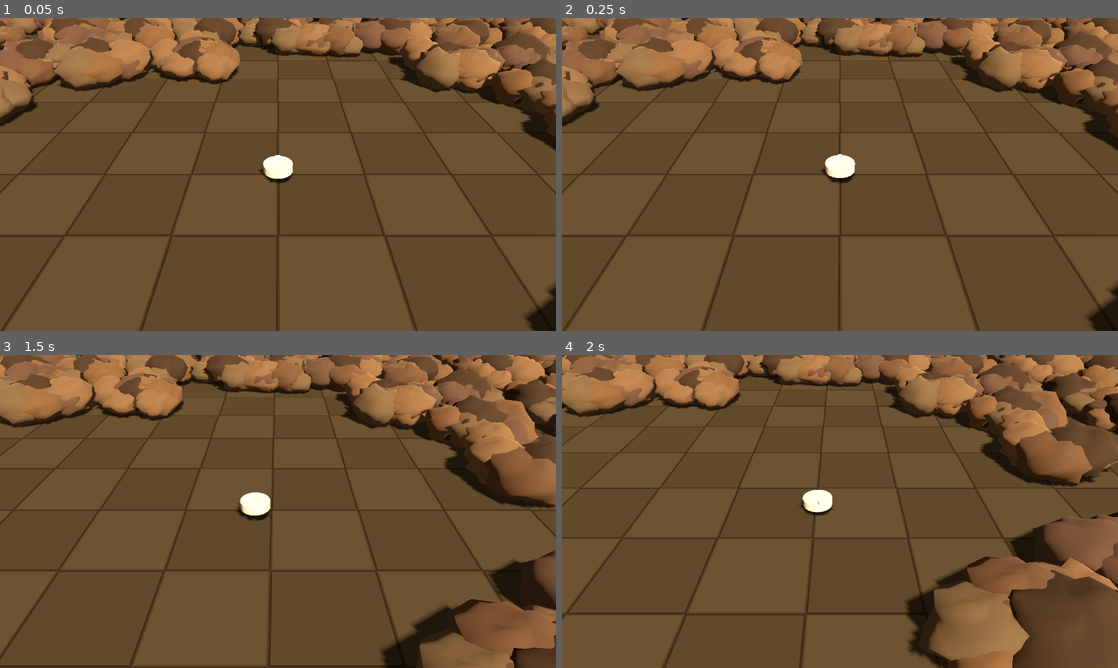
Above: before the commit, frames 1-4 (two rows, left to right).
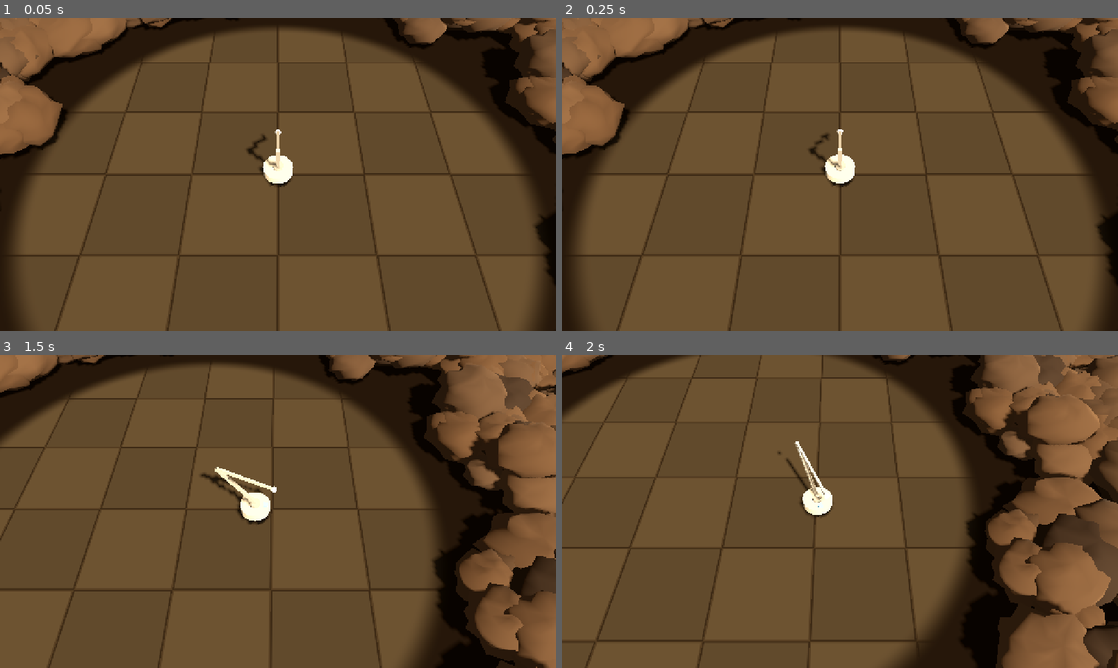
Above: after the commit, the same moments.

Repository: Baithovenn/incrementalgame001
Game: Godot game, scene res://scenes/main.tscn
Two runs of this game, one before a commit and one after it. Both use one fixed random seed, a clock stepped at 60 frames per second and the inputs below.
Inputs (mouse positions are in pixels of both pictures, inside the frame that each line leads up to):
- Up to frame 1 (0.05 s): no input
- Up to frame 2 (0.25 s): no input
- Up to frame 3 (1.5 s): tap Enter at 0.5 s; move the mouse to (400, 495) at 0.52 s; hold D (move_right) 0.53-1.28 s; click (400, 495) at 0.67 s; move the mouse to (166, 527) at 1.27 s; hold S (move_back) from 1.28 s (still down); click (166, 527) at 1.42 s
- Up to frame 4 (2 s): keep holding S (move_back)

The runs differ from the first frame. In frame 1, 27% of the frame differs, in the area x 0-100%, y 0-100%; in frame 2, 27%; in frame 3, 32%; in frame 4, 36%.

Commit message:
Godot Schritt 3: Arm mit IK, Hover-Zielen, Schlag, Brechen, Brocken; Kamera 55°, Stretch, dichteres Feld
- CameraRig: pitch 55°, Höhe 3.6 (Roboter ~1/10 Bildhöhe), Kamerawackeln
- project.godot: stretch canvas_items + expand, Basis 1280x720
- LumpField: Abstand 1.1, Teile gestapelt (dome_height), dunklere, engere Palette; Bodenshader zeigt
  Raster nur außerhalb des Feldes und im Hof
- Robot: Body > Joint_arm_1 > Mesh_arm_1, Joint_arm_2 > Mesh_arm_2, Tool_tip; Arm-Node steuert nur Joints
- arm.gd: Zwei-Glieder-IK, Raycast-Zielen (Layer 4), Ring, Schlagzyklus 0.37 s, Hitstop per Tree-Pause
  (time_scale 0 erzeugte NaN in der Brocken-Physik), Wucht-Radius 0.35, Kraft 3, chip_scale 0.05
- lump_part.gd: radius, shrink() mit Volumenrückgabe, Entfernen unter min_radius gibt Kollision frei
- Brocken: RigidBody3D r 0.05, Layer 2, schlafen nach Ruhe; Staub/Funken als CPUParticles3D; HUD-Meldung
- Test: --drive schlägt nach dem Anfahren auf einen Klumpen; 6 Teile weg, 96 Brocken, keine Fehler
- BACKLOG: Schritt 3 wartet auf Rückmeldung

Co-Authored-By: Claude Fable 5.1 <noreply@anthropic.com>
Claude-Session: https://claude.ai/code/session_0195eC6E9ByXSFSzjLSWMdTR

Diff:
--- a/godot/project.godot
+++ b/godot/project.godot
@@ -18,6 +18,8 @@
 
 window/size/viewport_width=1280
 window/size/viewport_height=720
+window/stretch/mode="canvas_items"
+window/stretch/aspect="expand"
 
 [input]
 
--- a/godot/scenes/main.tscn
+++ b/godot/scenes/main.tscn
@@ -4,7 +4,8 @@
 [ext_resource type="Script" uid="uid://cnoq38r8fjybu" path="res://scripts/camera_rig.gd" id="2_cam"]
 [ext_resource type="PackedScene" uid="uid://ddcyy3xgnumbr" path="res://scenes/robot.tscn" id="3_robot"]
 [ext_resource type="Shader" uid="uid://1y0cctibigya" path="res://shaders/ground.gdshader" id="4_ground"]
-[ext_resource type="Script" path="res://scripts/lump_field.gd" id="5_field"]
+[ext_resource type="Script" uid="uid://bg1cwyb3621j" path="res://scripts/lump_field.gd" id="5_field"]
+[ext_resource type="Script" path="res://scripts/hud_message.gd" id="6_hud"]
 
 [sub_resource type="Environment" id="Environment_main"]
 background_mode = 1
@@ -51,7 +52,7 @@
 transform = Transform3D(1, 0, 0, 0, 1, 0, 0, 0, 1, 0, -0.1, 0)
 shape = SubResource("BoxShape3D_ground")
 
-[node name="LumpField" type="Node3D" parent="."]
+[node name="LumpField" type="Node3D" parent="." unique_id=138977732]
 script = ExtResource("5_field")
 
 [node name="Robot" parent="." unique_id=1149479146 instance=ExtResource("3_robot")]
@@ -61,6 +62,22 @@
 target = NodePath("../Robot")
 
 [node name="Camera3D" type="Camera3D" parent="CameraRig" unique_id=2050812205]
-transform = Transform3D(1, 0, 0, 0, 0.81915206, 0.57357645, 0, -0.57357645, 0.81915206, 0, 2.5, 3.57037)
+transform = Transform3D(1, 0, 0, 0, 0.57357645, 0.81915206, 0, -0.81915206, 0.57357645, 0, 2.5, 1.7505188)
 fov = 45.0
 size = 10.0
+
+[node name="HUD" type="CanvasLayer" parent="."]
+
+[node name="Message" type="Label" parent="HUD" groups=["hud"]]
+script = ExtResource("6_hud")
+anchors_preset = 5
+anchor_left = 0.5
+anchor_right = 0.5
+offset_left = -200.0
+offset_top = 24.0
+offset_right = 200.0
+offset_bottom = 50.0
+grow_horizontal = 2
+theme_override_colors/font_color = Color(0.94, 0.89, 0.77, 1)
+theme_override_font_sizes/font_size = 18
+horizontal_alignment = 1
--- a/godot/scenes/robot.tscn
+++ b/godot/scenes/robot.tscn
@@ -1,6 +1,7 @@
-[gd_scene load_steps=5 format=3 uid="uid://ddcyy3xgnumbr"]
+[gd_scene load_steps=9 format=3 uid="uid://ddcyy3xgnumbr"]
 
 [ext_resource type="Script" path="res://scripts/robot.gd" id="1_robot"]
+[ext_resource type="Script" path="res://scripts/arm.gd" id="2_arm"]
 
 [sub_resource type="CylinderShape3D" id="CylinderShape3D_body"]
 height = 0.09
@@ -16,7 +17,27 @@
 emission = Color(0.435, 0.706, 0.878, 1)
 emission_energy_multiplier = 0.6
 
+[sub_resource type="StandardMaterial3D" id="StandardMaterial3D_arm"]
+albedo_color = Color(0.64, 0.61, 0.56, 1)
+roughness = 0.6
+
+[sub_resource type="StandardMaterial3D" id="StandardMaterial3D_tool"]
+albedo_color = Color(0.88, 0.85, 0.80, 1)
+roughness = 0.4
+
+[sub_resource type="TorusMesh" id="TorusMesh_ring"]
+inner_radius = 0.9
+outer_radius = 1.0
+rings = 32
+ring_segments = 6
+
+[sub_resource type="StandardMaterial3D" id="StandardMaterial3D_ring"]
+transparency = 1
+shading_mode = 0
+albedo_color = Color(1, 0.94, 0.78, 0.9)
+
 [node name="Robot" type="CharacterBody3D"]
+collision_mask = 1
 script = ExtResource("1_robot")
 
 [node name="CollisionShape3D" type="CollisionShape3D" parent="."]
@@ -36,3 +57,44 @@
 transform = Transform3D(1, 0, 0, 0, 1, 0, 0, 0, 1, 0, 0.055, -0.12)
 size = Vector3(0.05, 0.03, 0.05)
 material = SubResource("StandardMaterial3D_front")
+
+[node name="Mesh_Turret" type="CSGCylinder3D" parent="Body"]
+transform = Transform3D(1, 0, 0, 0, 1, 0, 0, 0, 1, 0, 0.06, 0)
+radius = 0.06
+height = 0.04
+sides = 16
+material = SubResource("StandardMaterial3D_arm")
+
+[node name="Joint_arm_1" type="Node3D" parent="Body"]
+transform = Transform3D(1, 0, 0, 0, 1, 0, 0, 0, 1, 0, 0.08, 0)
+
+[node name="Mesh_arm_1" type="CSGBox3D" parent="Body/Joint_arm_1"]
+transform = Transform3D(1, 0, 0, 0, 1, 0, 0, 0, 1, 0, 0, -0.33)
+size = Vector3(0.035, 0.035, 0.66)
+material = SubResource("StandardMaterial3D_arm")
+
+[node name="Joint_arm_2" type="Node3D" parent="Body/Joint_arm_1"]
+transform = Transform3D(1, 0, 0, 0, 1, 0, 0, 0, 1, 0, 0, -0.66)
+
+[node name="Mesh_arm_2" type="CSGBox3D" parent="Body/Joint_arm_1/Joint_arm_2"]
+transform = Transform3D(1, 0, 0, 0, 1, 0, 0, 0, 1, 0, 0, -0.33)
+size = Vector3(0.028, 0.028, 0.66)
+material = SubResource("StandardMaterial3D_arm")
+
+[node name="Tool_tip" type="Node3D" parent="Body/Joint_arm_1/Joint_arm_2"]
+transform = Transform3D(1, 0, 0, 0, 1, 0, 0, 0, 1, 0, 0, -0.66)
+
+[node name="Mesh_tool" type="CSGSphere3D" parent="Body/Joint_arm_1/Joint_arm_2/Tool_tip"]
+radius = 0.035
+radial_segments = 10
+rings = 6
+material = SubResource("StandardMaterial3D_tool")
+
+[node name="Arm" type="Node" parent="."]
+script = ExtResource("2_arm")
+
+[node name="TargetRing" type="MeshInstance3D" parent="Arm"]
+top_level = true
+visible = false
+mesh = SubResource("TorusMesh_ring")
+material_override = SubResource("StandardMaterial3D_ring")
--- /dev/null
+++ b/godot/scripts/arm.gd
@@ -0,0 +1,276 @@
+extends Node
+## Arm als Turm auf dem Roboter: zwei Glieder, eigene Zwei-Glieder-IK, Hover-Zielen, Schlag im Takt,
+## Brechen im Wucht-Radius, Brocken und Staub. Der Code dreht nur Joint_arm_1 / Joint_arm_2.
+
+@export_group("Arm")
+## Reichweite der Werkzeugspitze ab Schulter (m).
+@export var reach: float = 1.2
+## Wie zügig die Spitze ihrem Ziel folgt (~1/s).
+@export var tip_smoothing: float = 14.0
+
+@export_group("Schlag")
+## Dauer eines Schlagzyklus (s): Ausholen und Schlag.
+@export var strike_period: float = 0.37
+## Anteil des Zyklus fürs Ausholen.
+@export_range(0.1, 0.9) var windup_fraction: float = 0.55
+## Werkzeugkraft gegen die Bindung der Teile.
+@export var force: float = 3.0
+## Wucht-Radius um das Ziel (m); Teile darin werden nach Nähe gewichtet getroffen.
+@export var impact_radius: float = 0.35
+## Wie viel Radius (m) ein Teil pro Einheit chip verliert.
+@export var chip_scale: float = 0.05
+## Hitstop in Frames.
+@export var hitstop_frames: int = 3
+## Kamerawackeln beim Treffer.
+@export var shake_amount: float = 0.03
+
+@export_group("Brocken")
+## Brocken pro m³ abgebrochenem Volumen.
+@export var chunks_per_volume: float = 250.0
+@export var chunks_max_per_hit: int = 6
+@export var chunk_radius: float = 0.05
+@export var chunk_speed: float = 1.6
+
+@onready var robot: CharacterBody3D = get_parent()
+@onready var body: Node3D = robot.get_node("Body")
+@onready var joint_1: Node3D = body.get_node("Joint_arm_1")
+@onready var joint_2: Node3D = joint_1.get_node("Joint_arm_2")
+@onready var tool_tip: Node3D = joint_2.get_node("Tool_tip")
+@onready var target_ring: MeshInstance3D = $TargetRing
+
+var link_1: float
+var link_2: float
+
+var target_part: StaticBody3D = null
+var target_in_reach: bool = false
+var _strike_point: Vector3 = Vector3.ZERO
+var _cycle: float = 0.0
+var _striking: bool = false
+var _tip_goal: Vector3 = Vector3.ZERO   # Welt
+var _tip_pos: Vector3 = Vector3.ZERO    # Welt, geglättet
+var _hitstop_left: int = 0
+
+const RING_IN := Color(1.0, 0.94, 0.78, 0.9)
+const RING_OUT := Color(1.0, 0.55, 0.4, 0.7)
+
+var _chunk_mesh: SphereMesh
+var _chunk_shape: SphereShape3D
+var _chunk_material: StandardMaterial3D
+
+
+func _ready() -> void:
+	# Hitstop pausiert den Baum; dieser Node zählt die Frames trotzdem weiter.
+	process_mode = Node.PROCESS_MODE_ALWAYS
+	link_1 = joint_2.position.length()
+	link_2 = tool_tip.position.length()
+	_tip_pos = _rest_point()
+	_chunk_mesh = SphereMesh.new()
+	_chunk_mesh.radius = chunk_radius
+	_chunk_mesh.height = chunk_radius * 2.0
+	_chunk_mesh.radial_segments = 8
+	_chunk_mesh.rings = 4
+	_chunk_shape = SphereShape3D.new()
+	_chunk_shape.radius = chunk_radius
+	_chunk_material = StandardMaterial3D.new()
+	_chunk_material.albedo_color = Color(0.40, 0.30, 0.21)
+	_chunk_material.roughness = 0.95
+
+
+func _process(delta: float) -> void:
+	# Hitstop: Baum pausiert, Frames zählen weiter.
+	if _hitstop_left > 0:
+		_hitstop_left -= 1
+		if _hitstop_left == 0:
+			get_tree().paused = false
+		return
+
+	_update_target()
+	_update_strike(delta)
+	_tip_pos = _tip_pos.lerp(_tip_goal, 1.0 - exp(-tip_smoothing * delta))
+	_solve_ik(_tip_pos)
+	_update_ring()
+
+
+func _shoulder() -> Vector3:
+	return joint_1.global_position
+
+
+func _rest_point() -> Vector3:
+	# Locker vor dem Roboter, etwas erhoben.
+	return body.to_global(Vector3(0.0, 0.32, -0.28))
+
+
+func _update_target() -> void:
+	target_part = null
+	target_in_reach = false
+	var camera := get_viewport().get_camera_3d()
+	if camera == null:
+		return
+	var mouse := get_viewport().get_mouse_position()
+	var from := camera.project_ray_origin(mouse)
+	var to := from + camera.project_ray_normal(mouse) * 100.0
+	var query := PhysicsRayQueryParameters3D.create(from, to, 4)
+	var hit := robot.get_world_3d().direct_space_state.intersect_ray(query)
+	if hit.is_empty():
+		return
+	var part := hit.collider as StaticBody3D
+	if part == null or not part.is_in_group("lump_parts"):
+		return
+	target_part = part
+	# Schlagpunkt: Oberfläche des Teils, der Schulter zugewandt.
+	var shoulder := _shoulder()
+	var toward := (shoulder - part.global_position).normalized()
+	_strike_point = part.global_position + toward * part.radius * 0.8
+	target_in_reach = shoulder.distance_to(_strike_point) <= reach
+
+
+func _update_strike(delta: float) -> void:
+	if not target_in_reach:
+		_striking = false
+		_cycle = 0.0
+		_tip_goal = _rest_point()
+		return
+	_striking = true
+	_cycle += delta / strike_period
+	var away := (_shoulder() - _strike_point).normalized()
+	var windup := _strike_point + away * 0.25 + Vector3.UP * 0.30
+	if _cycle < windup_fraction:
+		_tip_goal = windup
+	else:
+		_tip_goal = _strike_point
+	if _cycle >= 1.0:
+		_cycle -= 1.0
+		_tip_pos = _strike_point
+		_hit()
+
+
+func _hit() -> void:
+	if target_part == null or not is_instance_valid(target_part):
+		return
+	var center := _strike_point
+	var space := robot.get_world_3d().direct_space_state
+	var shape := SphereShape3D.new()
+	shape.radius = impact_radius
+	var query := PhysicsShapeQueryParameters3D.new()
+	query.shape = shape
+	query.transform = Transform3D(Basis.IDENTITY, center)
+	query.collision_mask = 4
+	var hits := space.intersect_shape(query, 32)
+
+	var removed_volume := 0.0
+	var any_chip := false
+	var target_too_hard := false
+	for h in hits:
+		var part := h.collider as StaticBody3D
+		if part == null or not part.is_in_group("lump_parts"):
+			continue
+		var d: float = center.distance_to(part.global_position) - part.radius
+		var near := clampf(1.0 - maxf(d, 0.0) / impact_radius, 0.0, 1.0)
+		if part == target_part:
+			near = 1.0
+		var chip: float = (force - part.bind) * near
+		if chip <= 0.0:
+			if part == target_part:
+				target_too_hard = true
+			continue
+		any_chip = true
+		removed_volume += part.shrink(chip * chip_scale)
+
+	_hitstop_left = hitstop_frames
+	get_tree().paused = true
+	var cam := get_viewport().get_camera_3d()
+	if cam and cam.get_parent().has_method("shake"):
+		cam.get_parent().shake(shake_amount * (1.6 if any_chip else 0.7))
+
+	if target_too_hard and not any_chip:
+		_spawn_particles(center, Color(1.0, 0.9, 0.6), 10, 2.2, 0.25, 0.012)
+		get_tree().call_group("hud", "show_message", "Zu hart für dieses Werkzeug.")
+	else:
+		_spawn_particles(center, Color(0.45, 0.36, 0.27, 0.7), 14, 0.9, 0.6, 0.03)
+		_spawn_chunks(center, removed_volume)
+
+
+func _spawn_chunks(center: Vector3, volume: float) -> void:
+	var n := mini(int(ceil(volume * chunks_per_volume)), chunks_max_per_hit)
+	var away := (_shoulder() - center).normalized()
+	var world := robot.get_tree().current_scene
+	for i in range(n):
+		var chunk := RigidBody3D.new()
+		chunk.name = "Chunk"
+		chunk.add_to_group("chunks")
+		chunk.collision_layer = 2
+		chunk.collision_mask = 1 | 2
+		chunk.mass = 0.05
+		chunk.linear_damp = 0.5
+		chunk.angular_damp = 1.0
+		chunk.can_sleep = true
+		var mi := MeshInstance3D.new()
+		mi.mesh = _chunk_mesh
+		mi.material_override = _chunk_material
+		mi.scale = Vector3.ONE * randf_range(0.7, 1.2)
+		chunk.add_child(mi)
+		var cs := CollisionShape3D.new()
+		cs.shape = _chunk_shape
+		chunk.add_child(cs)
+		world.add_child(chunk)
+		chunk.global_position = center + Vector3(randf_range(-0.05, 0.05), 0.05, randf_range(-0.05, 0.05))
+		var dir := (away + Vector3(randf_range(-0.6, 0.6), randf_range(0.6, 1.2), randf_range(-0.6, 0.6))).normalized()
+		chunk.linear_velocity = dir * chunk_speed * randf_range(0.7, 1.3)
+		chunk.angular_velocity = Vector3(randf_range(-6, 6), randf_range(-6, 6), randf_range(-6, 6))
+
+
+func _spawn_particles(center: Vector3, color: Color, amount: int, speed: float, lifetime: float, size: float) -> void:
+	var p := CPUParticles3D.new()
+	p.one_shot = true
+	p.emitting = true
+	p.amount = amount
+	p.lifetime = lifetime
+	p.explosiveness = 1.0
+	p.direction = Vector3.UP
+	p.spread = 70.0
+	p.initial_velocity_min = speed * 0.5
+	p.initial_velocity_max = speed
+	p.gravity = Vector3(0, -3.0, 0)
+	p.scale_amount_min = 0.6
+	p.scale_amount_max = 1.2
+	p.color = color
+	var m := SphereMesh.new()
+	m.radius = size
+	m.height = size * 2.0
+	m.radial_segments = 6
+	m.rings = 3
+	var mat := StandardMaterial3D.new()
+	mat.vertex_color_use_as_albedo = true
+	mat.shading_mode = BaseMaterial3D.SHADING_MODE_UNSHADED
+	mat.transparency = BaseMaterial3D.TRANSPARENCY_ALPHA
+	m.material = mat
+	p.mesh = m
+	robot.get_tree().current_scene.add_child(p)
+	p.global_position = center
+	p.finished.connect(p.queue_free)
+
+
+func _solve_ik(tip_world: Vector3) -> void:
+	# Ziel in den Raum von Joint_arm_1s Elternteil (Body) holen, relativ zur Schulter.
+	var t: Vector3 = body.to_local(tip_world) - joint_1.position
+	var yaw := atan2(-t.x, -t.z)
+	var h := Vector2(t.x, t.z).length()
+	var v := t.y
+	var d := clampf(sqrt(h * h + v * v), 0.05, link_1 + link_2 - 0.01)
+	var phi := atan2(v, h)
+	var a1 := acos(clampf((link_1 * link_1 + d * d - link_2 * link_2) / (2.0 * link_1 * d), -1.0, 1.0))
+	var a2 := acos(clampf((link_1 * link_1 + link_2 * link_2 - d * d) / (2.0 * link_1 * link_2), -1.0, 1.0))
+	# Ellbogen oben: Schulter hebt um phi + a1, Ellbogen knickt nach unten.
+	joint_1.basis = Basis(Vector3.UP, yaw) * Basis(Vector3.RIGHT, phi + a1)
+	joint_2.basis = Basis(Vector3.RIGHT, -(PI - a2))
+
+
+func _update_ring() -> void:
+	if target_part == null or not is_instance_valid(target_part):
+		target_ring.visible = false
+		return
+	target_ring.visible = true
+	target_ring.global_position = target_part.global_position
+	var r: float = target_part.radius * 1.15
+	target_ring.scale = Vector3(r, r, r)
+	(target_ring.material_override as StandardMaterial3D).albedo_color = RING_IN if target_in_reach else RING_OUT
--- a/godot/scripts/camera_rig.gd
+++ b/godot/scripts/camera_rig.gd
@@ -8,7 +8,7 @@
 ## Was die Kamera verfolgt (normalerweise der Hauptroboter, ein CharacterBody3D).
 @export var target: Node3D
 ## Neigung nach unten in Grad. 90 = senkrecht von oben, 0 = waagerecht.
-@export_range(10.0, 89.0, 1.0) var pitch_degrees: float = 35.0:
+@export_range(10.0, 89.0, 1.0) var pitch_degrees: float = 55.0:
 	set(v):
 		pitch_degrees = v
 		_update_camera()
@@ -18,7 +18,7 @@
 		yaw_degrees = v
 		_update_camera()
 ## Höhe der Kamera über dem Boden in Metern. Standard nah: Roboter ≈ 1/10 der Bildhöhe.
-@export_range(1.0, 40.0, 0.1) var height: float = 2.5:
+@export_range(1.0, 40.0, 0.1) var height: float = 3.6:
 	set(v):
 		height = v
 		_update_camera()
@@ -47,6 +47,8 @@
 @onready var camera: Camera3D = $Camera3D
 
 var _look_point: Vector3 = Vector3.ZERO
+var _cam_base: Vector3 = Vector3.ZERO
+var _shake: float = 0.0
 
 
 func _ready() -> void:
@@ -75,6 +77,16 @@
 	var goal := _ground(target.global_position + velocity * lookahead_time)
 	_look_point = _look_point.lerp(goal, 1.0 - exp(-lookahead_smoothing * delta))
 	global_position = global_position.lerp(_look_point, 1.0 - exp(-follow_speed * delta))
+	if _shake > 0.0005:
+		camera.position = _cam_base + Vector3(randf_range(-1, 1), randf_range(-1, 1), 0.0) * _shake
+		_shake *= exp(-18.0 * delta)
+	else:
+		camera.position = _cam_base
+
+
+## Kurzes Wackeln, klingt von selbst ab (Meter).
+func shake(amount: float) -> void:
+	_shake = maxf(_shake, amount)
 
 
 func _ground(p: Vector3) -> Vector3:
@@ -88,7 +100,7 @@
 	var yaw := deg_to_rad(yaw_degrees)
 	var back := height / tan(pitch)
 	# Kamera steht "hinter" dem Rig-Ursprung (Richtung +Z bei yaw 0) und schaut auf ihn.
-	camera.position = Vector3(sin(yaw) * back, height, cos(yaw) * back)
-	camera.look_at_from_position(camera.position, Vector3.ZERO, Vector3.UP)
+	_cam_base = Vector3(sin(yaw) * back, height, cos(yaw) * back)
+	camera.look_at_from_position(_cam_base, Vector3.ZERO, Vector3.UP)
 	camera.projection = Camera3D.PROJECTION_PERSPECTIVE
 	camera.fov = fov
--- /dev/null
+++ b/godot/scripts/hud_message.gd
@@ -0,0 +1,24 @@
+extends Label
+## Kurze Meldung oben in der Mitte, blendet nach kurzer Zeit aus. Gruppe "hud".
+
+@export var hold_time: float = 0.9
+
+var _left: float = 0.0
+
+
+func _ready() -> void:
+	text = ""
+	modulate.a = 0.0
+
+
+func show_message(msg: String) -> void:
+	text = msg
+	_left = hold_time
+	modulate.a = 1.0
+
+
+func _process(delta: float) -> void:
+	if _left <= 0.0:
+		return
+	_left -= delta
+	modulate.a = clampf(_left / 0.3, 0.0, 1.0)
--- a/godot/scripts/lump_field.gd
+++ b/godot/scripts/lump_field.gd
@@ -14,30 +14,32 @@
 ## Freier Hof um die Basis (m).
 @export var base_clear_radius: float = 3.0
 ## Rasterabstand der Klumpen (m); kleiner = dichter.
-@export var lump_spacing: float = 1.5
+@export var lump_spacing: float = 1.1
 ## Zufälliger Versatz der Klumpen im Raster (m).
-@export var lump_jitter: float = 0.35
+@export var lump_jitter: float = 0.3
 ## Teile pro Klumpen.
-@export var parts_min: int = 8
+@export var parts_min: int = 10
 @export var parts_max: int = 16
 ## Radius eines Teils (m).
 @export var part_radius_min: float = 0.22
 @export var part_radius_max: float = 0.42
 ## Wie weit die Teile um die Klumpenmitte streuen (m).
-@export var cluster_radius: float = 0.6
+@export var cluster_radius: float = 0.7
+## Wie hoch sich Teile in der Klumpenmitte stapeln (m).
+@export var dome_height: float = 0.45
 ## Bindung am Hofrand und am Feldrand.
 @export var bind_near: float = 1.0
 @export var bind_far: float = 5.0
 
 const MESH_VARIANTS := 6
 const PALETTE := [
-	Color(0.36, 0.26, 0.17),
-	Color(0.32, 0.23, 0.16),
-	Color(0.39, 0.29, 0.20),
-	Color(0.30, 0.22, 0.17),
-	Color(0.34, 0.27, 0.19),
+	Color(0.30, 0.22, 0.15),
+	Color(0.28, 0.21, 0.15),
+	Color(0.32, 0.24, 0.17),
+	Color(0.29, 0.22, 0.16),
+	Color(0.31, 0.23, 0.16),
 ]
-const CORE_COLOR := Color(0.21, 0.15, 0.10)
+const CORE_COLOR := Color(0.19, 0.14, 0.10)
 
 var _rng := RandomNumberGenerator.new()
 var _meshes: Array[Mesh] = []
@@ -90,8 +92,10 @@
 	for i in range(count - 1):
 		var angle := _rng.randf_range(0.0, TAU)
 		var r := cluster_radius * sqrt(_rng.randf())
-		var offset := Vector3(cos(angle) * r, 0.0, sin(angle) * r)
 		var radius := _rng.randf_range(part_radius_min, part_radius_max)
+		# Innen höher gestapelt, außen flach: Teile dürfen auf anderen liegen.
+		var lift := _rng.randf() * dome_height * (1.0 - r / cluster_radius)
+		var offset := Vector3(cos(angle) * r, lift, sin(angle) * r)
 		var part_bind := bind * _rng.randf_range(0.8, 1.2)
 		_spawn_part(lump, offset, radius, part_bind, false)
 
@@ -102,6 +106,9 @@
 	part.name = "Core" if is_core else "Part_%d" % lump.get_child_count()
 	part.bind = bind
 	part.is_core = is_core
+	part.collision_layer = 1 | 4  # 1: blockiert Roboter/Brocken, 4: zielbar per Raycast
+	part.collision_mask = 0
+	part.add_to_group("lump_parts")
 	# Teile sitzen etwas im Boden, damit die Traube lehmig aufliegt.
 	part.position = offset + Vector3(0.0, radius * 0.6, 0.0)
 	part.rotation.y = _rng.randf_range(0.0, TAU)
@@ -111,16 +118,16 @@
 	mesh.name = "Mesh"
 	mesh.mesh = _meshes[_rng.randi_range(0, MESH_VARIANTS - 1)]
 	# Abgeflacht und leicht ungleich, damit es nicht perlig wirkt.
-	mesh.scale = Vector3(radius * _rng.randf_range(0.95, 1.15), radius * _rng.randf_range(0.65, 0.8), radius * _rng.randf_range(0.95, 1.15))
+	var mesh_scale := Vector3(radius * _rng.randf_range(0.95, 1.15), radius * _rng.randf_range(0.65, 0.8), radius * _rng.randf_range(0.95, 1.15))
 	mesh.material_override = _core_material if is_core else _materials[_rng.randi_range(0, _materials.size() - 1)]
 	part.add_child(mesh)
 
 	var shape := CollisionShape3D.new()
 	shape.name = "CollisionShape3D"
 	var sphere := SphereShape3D.new()
-	sphere.radius = radius * 0.95
 	shape.shape = sphere
 	part.add_child(shape)
+	part.setup(radius, mesh_scale)
 	part_count += 1
 
 
--- a/godot/scripts/lump_part.gd
+++ b/godot/scripts/lump_part.gd
@@ -1,7 +1,45 @@
 extends StaticBody3D
-## Ein Teil eines Klumpens: eine Kugel mit Bindung (Härte). Noch kein Brechen.
+## Ein Teil eines Klumpens: eine Kugel mit Bindung (Härte).
+## Schrumpft sichtbar, wenn ein Schlag die Bindung übertrifft; unter min_radius verschwindet es.
 
 ## Bindung: wie fest das Teil am Klumpen hängt. Werkzeugkraft muss darüber liegen.
 @export var bind: float = 1.0
 ## Kern des Klumpens (härter, in der Mitte).
 @export var is_core: bool = false
+## Aktueller Radius (m).
+@export var radius: float = 0.3
+## Unter diesem Radius ist das Teil weg.
+@export var min_radius: float = 0.09
+
+var _mesh_ratio: Vector3 = Vector3.ONE  # Mesh-Skalierung pro Meter Radius
+
+
+func setup(r: float, mesh_scale: Vector3) -> void:
+	radius = r
+	_mesh_ratio = mesh_scale / r
+	_apply_radius()
+
+
+## Schrumpft um `amount` Meter Radius. Gibt das entfernte Volumen (m³) zurück.
+## Bei Unterschreiten von min_radius wird das Teil entfernt (Kollision frei).
+func shrink(amount: float) -> float:
+	var old_r := radius
+	radius = maxf(radius - amount, 0.0)
+	var removed := _volume(old_r) - _volume(radius)
+	if radius < min_radius:
+		removed = _volume(old_r)
+		radius = 0.0
+		$CollisionShape3D.disabled = true
+		queue_free()
+	else:
+		_apply_radius()
+	return removed
+
+
+func _apply_radius() -> void:
+	$Mesh.scale = _mesh_ratio * radius
+	($CollisionShape3D.shape as SphereShape3D).radius = radius * 0.95
+
+
+static func _volume(r: float) -> float:
+	return 4.0 / 3.0 * PI * r * r * r
--- a/godot/scripts/main.gd
+++ b/godot/scripts/main.gd
@@ -1,6 +1,6 @@
 extends Node3D
 ## Hauptszene. Für den automatischen Check ohne Spieler:
-##   --screenshot=<pfad>  speichert nach 270 Frames ein Bild und beendet das Spiel.
+##   --screenshot=<pfad>  speichert nach 540 Frames ein Bild und beendet das Spiel.
 ##   --drive              hält dabei W+D gedrückt, damit man Fahrt und Drehung sieht.
 
 var _screenshot_path: String = ""
@@ -26,7 +26,13 @@
 	if _drive and _frames == 250:
 		Input.action_release("move_forward")
 		Input.action_release("move_right")
-	if _frames == 270:
+		# Maus auf einen Klumpen vor dem Roboter (oben rechts von der Bildmitte).
+		Input.warp_mouse(get_viewport().get_visible_rect().size * Vector2(0.62, 0.36))
+	if _drive and _frames == 520:
+		var arm := $Robot/Arm
+		var chunks := get_tree().get_nodes_in_group("chunks").size()
+		print("arm: target=%s in_reach=%s chunks=%d parts_left=%d" % [arm.target_part, arm.target_in_reach, chunks, get_tree().get_nodes_in_group("lump_parts").size()])
+	if _frames == 540:
 		var robot: Node3D = $Robot
 		print("robot pos=%s yaw=%.1f deg dist=%.2f" % [robot.global_position, rad_to_deg(robot.rotation.y), robot.global_position.length()])
 		var field := $LumpField
--- a/godot/shaders/ground.gdshader
+++ b/godot/shaders/ground.gdshader
@@ -1,11 +1,15 @@
 shader_type spatial;
 // Schachbrett in Weltkoordinaten (1 m Felder) plus feine Rasterlinien, gedeckte Erdfarben.
+// Unter dem Klumpenfeld dunkle Erde ohne Muster; Muster nur im Hof und außerhalb des Feldes.
 
 uniform vec3 color_a : source_color = vec3(0.165, 0.133, 0.098);
 uniform vec3 color_b : source_color = vec3(0.215, 0.176, 0.128);
 uniform vec3 line_color : source_color = vec3(0.30, 0.26, 0.20);
+uniform vec3 soil_color : source_color = vec3(0.115, 0.090, 0.066);
 uniform float cell_size = 1.0;
 uniform float line_width = 0.02;
+uniform float field_half = 10.0;
+uniform float clear_radius = 3.0;
 
 varying vec3 world_pos;
 
@@ -24,6 +28,13 @@
 	float line = 1.0 - smoothstep(0.5 - line_width, 0.5 - line_width * 0.5, edge);
 	col = mix(col, line_color, line * 0.55);
 
+	// Feldmaske: innerhalb des Feldquadrats und außerhalb des Hofs -> Erde.
+	vec2 a = abs(world_pos.xz);
+	float in_field = 1.0 - smoothstep(field_half - 0.3, field_half, max(a.x, a.y));
+	float in_yard = 1.0 - smoothstep(clear_radius - 0.3, clear_radius, length(world_pos.xz));
+	float soil = in_field * (1.0 - in_yard);
+	col = mix(col, soil_color, soil);
+
 	ALBEDO = col;
 	ROUGHNESS = 0.95;
 	SPECULAR = 0.1;
Not shown, added: godot/scripts/arm.gd.uid
Not shown, added: godot/scripts/hud_message.gd.uid
Not shown, changed: docs/BACKLOG.md
